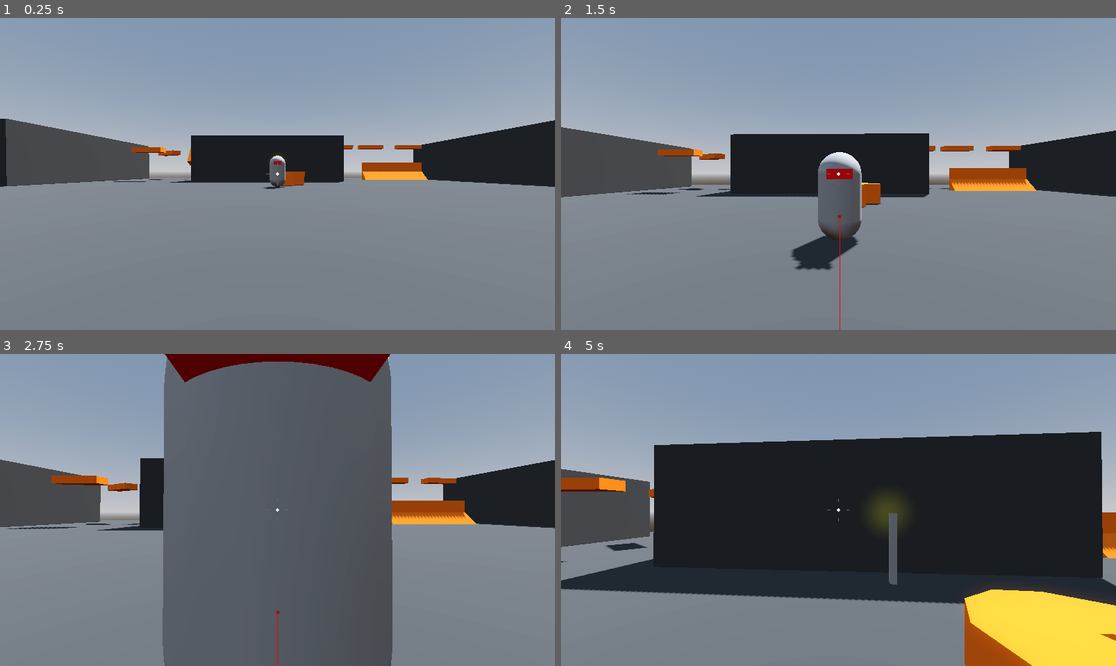
Above: before the commit, frames 1-4 (two rows, left to right).
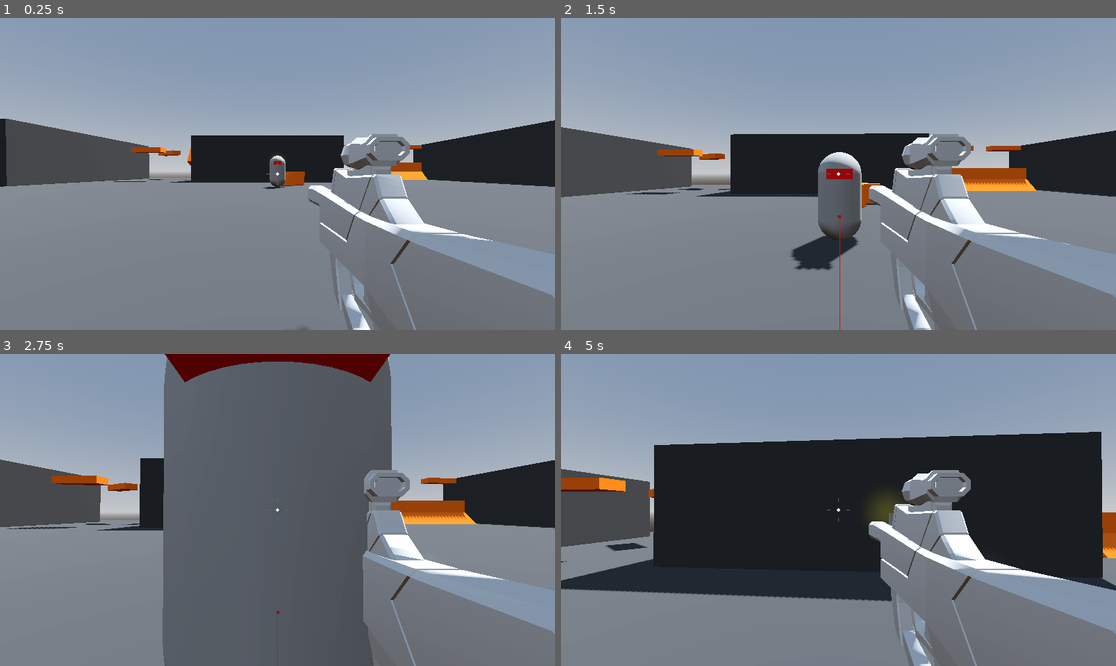
Above: after the commit, the same moments.

Repository: AlexanderMendivil/robo-rampage
Game: Godot game, scene res://levels/SandBox.tscn
Same seed, same stepped clock (60 frames per second), same inputs: the game is played once before the commit and once after it.
Inputs (mouse positions are in pixels of both pictures, inside the frame that each line leads up to):
- Up to frame 1 (0.25 s): no input
- Up to frame 2 (1.5 s): move the mouse to (866, 174) at 0.52 s; press the mouse at (866, 174) at 0.53 s; hold W (move_forward) from 0.53 s (still down); tap Space (jump) at 0.77 s; move the mouse to (810, 174) at 1.27 s; release the mouse at (810, 174) at 1.28 s; click (810, 174) at 1.35 s
- Up to frame 3 (2.75 s): keep holding W (move_forward); tap Space (jump) at 1.52 s; move the mouse to (288, 503) at 2.02 s; press the mouse at (288, 503) at 2.03 s
- Up to frame 4 (5 s): keep holding W (move_forward); move the mouse to (832, 516) at 2.77 s; release the mouse at (832, 516) at 2.78 s; click (832, 516) at 2.85 s; tap Space (jump) at 3.02, 3.77, 4.52 s; move the mouse to (877, 513) at 3.52 s; press the mouse at (877, 513) at 3.53 s; move the mouse to (794, 506) at 4.27 s; release the mouse at (794, 506) at 4.28 s; click (794, 506) at 4.35 s

The runs differ from the first frame. In frame 1, 6.3% of the frame differs, in the area x 54-100%, y 37-100%; in frame 2, 6.7%; in frame 3, 6.3%; in frame 4, 15%, in the area x 55-100%, y 37-100%.

Commit message:
gun and fire logic

Diff:
--- a/player/player.tscn
+++ b/player/player.tscn
@@ -1,8 +1,9 @@
-[gd_scene load_steps=6 format=3 uid="uid://u7ytgrl0kr0s"]
+[gd_scene load_steps=7 format=3 uid="uid://u7ytgrl0kr0s"]
 
 [ext_resource type="Script" path="res://player/player.gd" id="1_8pwgk"]
 [ext_resource type="Script" path="res://player/SmoothCamera.gd" id="2_dw4v6"]
 [ext_resource type="Script" path="res://player/Crosshair.gd" id="3_74rnx"]
+[ext_resource type="PackedScene" uid="uid://ct0qy22h65r4v" path="res://weapons/smg.tscn" id="3_msyvl"]
 
 [sub_resource type="CapsuleMesh" id="CapsuleMesh_gn0ah"]
 
@@ -20,9 +21,11 @@
 [node name="CameraPivot" type="Node3D" parent="."]
 
 [node name="SmoothCamera" type="Camera3D" parent="CameraPivot"]
-transform = Transform3D(1, 0, 0, 0, 0.997989, 0.0633828, 0, -0.0633828, 0.997989, 0.379883, 1.41196, 2)
+transform = Transform3D(1, 0, 0, 0, 0.997989, 0.0633828, 0, -0.0633828, 0.997989, 0, 0.5, 0)
 top_level = true
 script = ExtResource("2_dw4v6")
+
+[node name="SMG" parent="CameraPivot/SmoothCamera" instance=ExtResource("3_msyvl")]
 
 [node name="CenterContainer" type="CenterContainer" parent="."]
 anchors_preset = 15
--- a/project.godot
+++ b/project.godot
@@ -42,6 +42,11 @@
 "events": [Object(InputEventKey,"resource_local_to_scene":false,"resource_name":"","device":-1,"window_id":0,"alt_pressed":false,"shift_pressed":false,"ctrl_pressed":false,"meta_pressed":false,"pressed":false,"keycode":0,"physical_keycode":32,"key_label":0,"unicode":32,"echo":false,"script":null)
 ]
 }
+fire={
+"deadzone": 0.5,
+"events": [Object(InputEventMouseButton,"resource_local_to_scene":false,"resource_name":"","device":-1,"window_id":0,"alt_pressed":false,"shift_pressed":false,"ctrl_pressed":false,"meta_pressed":false,"button_mask":1,"position":Vector2(204, 6),"global_position":Vector2(208, 49),"factor":1.0,"button_index":1,"canceled":false,"pressed":true,"double_click":false,"script":null)
+]
+}
 
 [rendering]
 
--- /dev/null
+++ b/weapons/hit_scan_weapon.gd
@@ -0,0 +1,14 @@
+extends Node3D
+
+@onready var cooldown_timer:Timer = $CooldownTimer
+@export var fire_rate := 14.0
+# Called when the node enters the scene tree for the first time.
+func _ready():
+	pass # Replace with function body.
+
+
+func _process(delta):
+	if Input.is_action_pressed('fire'):
+		if cooldown_timer.is_stopped():
+			cooldown_timer.start(1.0 / fire_rate)
+			print("Pew!")
--- /dev/null
+++ b/weapons/hit_scan_weapon.tscn
@@ -0,0 +1,9 @@
+[gd_scene load_steps=2 format=3 uid="uid://bd5skufi6frch"]
+
+[ext_resource type="Script" path="res://weapons/hit_scan_weapon.gd" id="1_gkn0h"]
+
+[node name="HitScanWeapon" type="Node3D"]
+script = ExtResource("1_gkn0h")
+
+[node name="CooldownTimer" type="Timer" parent="."]
+one_shot = true
--- /dev/null
+++ b/weapons/smg.tscn
@@ -0,0 +1,9 @@
+[gd_scene load_steps=3 format=3 uid="uid://ct0qy22h65r4v"]
+
+[ext_resource type="PackedScene" uid="uid://bd5skufi6frch" path="res://weapons/hit_scan_weapon.tscn" id="1_mhn5e"]
+[ext_resource type="PackedScene" uid="uid://dmql0wuhduurv" path="res://models/guns/SMG.glb" id="2_5r4b5"]
+
+[node name="SMG" instance=ExtResource("1_mhn5e")]
+
+[node name="SMG" parent="." index="1" instance=ExtResource("2_5r4b5")]
+transform = Transform3D(1, 0, 0, 0, 1, 0, 0, 0, 1, 0.3, -0.2, -0.5)
Binary file added: models/guns/SMG.glb
Not shown, added: models/guns/SMG.glb.import
Not shown, added: models/guns/SMG_Palette-Colour.png.import
